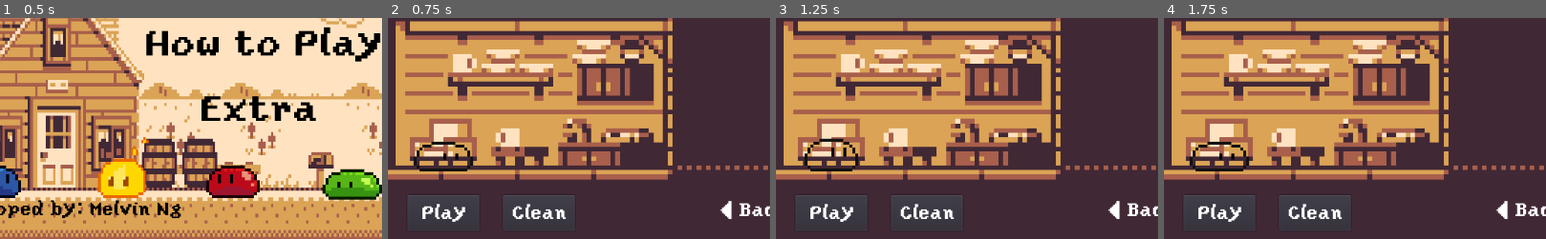
Above: before the commit, frames 1-4 (left to right).
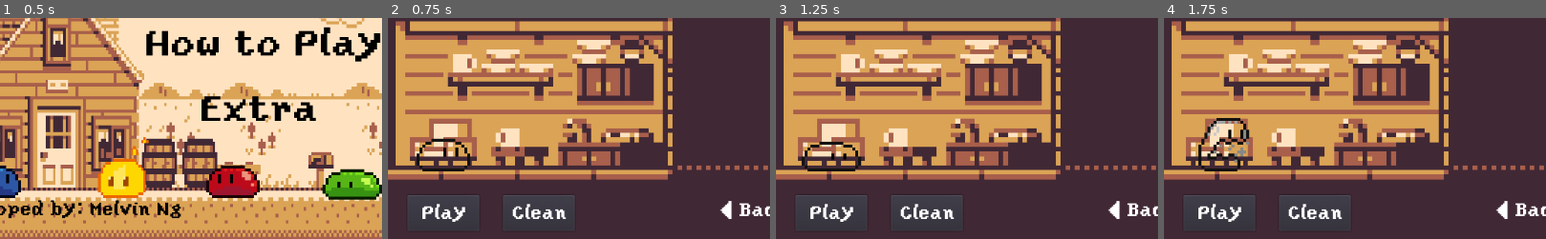
Above: after the commit, the same moments.

Repository: melvincwng/mini-pets
Game: Godot game, scene res://Scenes/MainMenu.tscn
Two runs of this game, one before a commit and one after it. Both use one fixed random seed, a clock stepped at 60 frames per second and the inputs below.
Inputs:
- Up to frame 1 (0.5 s): no input
- Up to frame 2 (0.75 s): click "Start" at 0.5 s
- Up to frame 3 (1.25 s): no input
- Up to frame 4 (1.75 s): click "Feed" at 1.25 s
The pictures show only the part of the screen within x 43-93%, y 50-100%; the shares and areas given below are measured in that part.

Frame 1 is identical in both runs. In frame 2, 0.6% of the frame differs, in the area x 6-23%, y 54-70%; in frame 3, 0.6%; in frame 4, 1.3%, in the area x 6-23%, y 45-70%.

Commit message:
Add animated sprites when player feeds, plays, or cleans pet

Diff:
--- a/Scenes/MainScene.gd
+++ b/Scenes/MainScene.gd
@@ -6,6 +6,7 @@
 onready var timeLabel = $Time
 onready var dayLabel = $Day
 onready var levelLabel = $Level
+onready var sprite = $Player
 onready var startDay = OS.get_unix_time() # need to find a way to store this... so the system knows how to calculate the number of days the pet has been growing
 
 # Called when the node enters the scene tree for the first time.
@@ -13,24 +14,28 @@
 	Signal.connect("feed_pet", self, "feed_increase_level")
 	Signal.connect("play_pet", self, "play_increase_level")
 	Signal.connect("clean_pet", self, "clean_increase_level")
+	sprite.play("Idle")
 
 func feed_increase_level():
 	level += 0.25
 	var levelString = "Level: " + str(level)
 	levelLabel.clear()
 	levelLabel.set_text(levelString)
+	sprite.play("Feed")
 
 func play_increase_level():
 	level += 0.15
 	var levelString = "Level: " + str(level)
 	levelLabel.clear()
 	levelLabel.set_text(levelString)
+	sprite.play("Play")
 
 func clean_increase_level():
 	level += 0.1
 	var levelString = "Level: " + str(level)
 	levelLabel.clear()
 	levelLabel.set_text(levelString)
+	sprite.play("Clean")
 
 # Called every frame. 'delta' is the elapsed time since the previous frame.
 func _process(delta):
@@ -77,3 +82,7 @@
 	var dayString = "Day: " + str(daysDiff)
 	dayLabel.clear()
 	dayLabel.add_text(dayString)
+
+
+func _on_Player_animation_finished():
+	sprite.play("Idle")
--- a/Scenes/MainScene.tscn
+++ b/Scenes/MainScene.tscn
@@ -13,13 +13,51 @@
 [ext_resource path="res://Scenes/Feed button.gd" type="Script" id=11]
 [ext_resource path="res://Scenes/Play button.gd" type="Script" id=12]
 [ext_resource path="res://Scenes/Clean button.gd" type="Script" id=13]
+[ext_resource path="res://Player/Feed/transparent (2).png" type="Texture" id=14]
+[ext_resource path="res://Player/Feed/transparent (5).png" type="Texture" id=15]
+[ext_resource path="res://Player/Feed/transparent (4).png" type="Texture" id=16]
+[ext_resource path="res://Player/Feed/transparent (6).png" type="Texture" id=17]
+[ext_resource path="res://Player/Feed/transparent (3).png" type="Texture" id=18]
+[ext_resource path="res://Player/Feed/transparent (1).png" type="Texture" id=19]
+[ext_resource path="res://Player/Jump/transparent (9).png" type="Texture" id=20]
+[ext_resource path="res://Player/Jump/transparent (10).png" type="Texture" id=21]
+[ext_resource path="res://Player/Jump/transparent (12).png" type="Texture" id=22]
+[ext_resource path="res://Player/Jump/transparent (8).png" type="Texture" id=23]
+[ext_resource path="res://Player/Jump/transparent (5).png" type="Texture" id=24]
+[ext_resource path="res://Player/Jump/transparent (1).png" type="Texture" id=25]
+[ext_resource path="res://Player/Jump/transparent (3).png" type="Texture" id=26]
+[ext_resource path="res://Player/Jump/transparent (4).png" type="Texture" id=27]
+[ext_resource path="res://Player/Jump/transparent (6).png" type="Texture" id=28]
+[ext_resource path="res://Player/Jump/transparent (2).png" type="Texture" id=29]
+[ext_resource path="res://Player/Jump/transparent (7).png" type="Texture" id=30]
+[ext_resource path="res://Player/Jump/transparent (11).png" type="Texture" id=31]
+[ext_resource path="res://Player/Clean/transparent (3).png" type="Texture" id=32]
+[ext_resource path="res://Player/Clean/transparent (4).png" type="Texture" id=33]
+[ext_resource path="res://Player/Clean/transparent (1).png" type="Texture" id=34]
+[ext_resource path="res://Player/Clean/transparent (5).png" type="Texture" id=35]
+[ext_resource path="res://Player/Clean/transparent (2).png" type="Texture" id=36]
 
 [sub_resource type="SpriteFrames" id=1]
 animations = [ {
+"frames": [ ExtResource( 19 ), ExtResource( 14 ), ExtResource( 18 ), ExtResource( 16 ), ExtResource( 15 ), ExtResource( 17 ) ],
+"loop": true,
+"name": "Feed",
+"speed": 5.0
+}, {
 "frames": [ ExtResource( 3 ), ExtResource( 6 ), ExtResource( 7 ), ExtResource( 4 ), ExtResource( 5 ) ],
 "loop": true,
-"name": "default",
+"name": "Idle",
 "speed": 5.0
+}, {
+"frames": [ ExtResource( 34 ), ExtResource( 36 ), ExtResource( 32 ), ExtResource( 33 ), ExtResource( 35 ) ],
+"loop": true,
+"name": "Clean",
+"speed": 5.0
+}, {
+"frames": [ ExtResource( 25 ), ExtResource( 29 ), ExtResource( 26 ), ExtResource( 27 ), ExtResource( 24 ), ExtResource( 28 ), ExtResource( 30 ), ExtResource( 23 ), ExtResource( 20 ), ExtResource( 21 ), ExtResource( 31 ), ExtResource( 22 ) ],
+"loop": true,
+"name": "Play",
+"speed": 7.5
 } ]
 
 [sub_resource type="DynamicFont" id=2]
@@ -88,7 +126,7 @@
 position = Vector2( 512, 440 )
 scale = Vector2( 4, 4 )
 frames = SubResource( 1 )
-frame = 1
+animation = "Clean"
 playing = true
 __meta__ = {
 "_edit_lock_": true
@@ -313,6 +351,7 @@
 text = "< Back"
 align = 1
 valign = 1
+[connection signal="animation_finished" from="Player" to="." method="_on_Player_animation_finished"]
 [connection signal="pressed" from="Feed button" to="Feed button" method="_on_Feed_button_pressed"]
 [connection signal="pressed" from="Play button" to="Play button" method="_on_Play_button_pressed"]
 [connection signal="pressed" from="Clean button" to="Clean button" method="_on_Clean_button_pressed"]
Binary file added: Player/Clean/transparent (1).png
Not shown, added: Player/Clean/transparent (1).png.import
Binary file added: Player/Clean/transparent (2).png
Not shown, added: Player/Clean/transparent (2).png.import
Binary file added: Player/Clean/transparent (3).png
Not shown, added: Player/Clean/transparent (3).png.import
Binary file added: Player/Clean/transparent (4).png
Not shown, added: Player/Clean/transparent (4).png.import
Binary file added: Player/Clean/transparent (5).png
Not shown, added: Player/Clean/transparent (5).png.import
Binary file added: Player/Feed/transparent (1).png
Not shown, added: Player/Feed/transparent (1).png.import
(and 35 more such lines)
